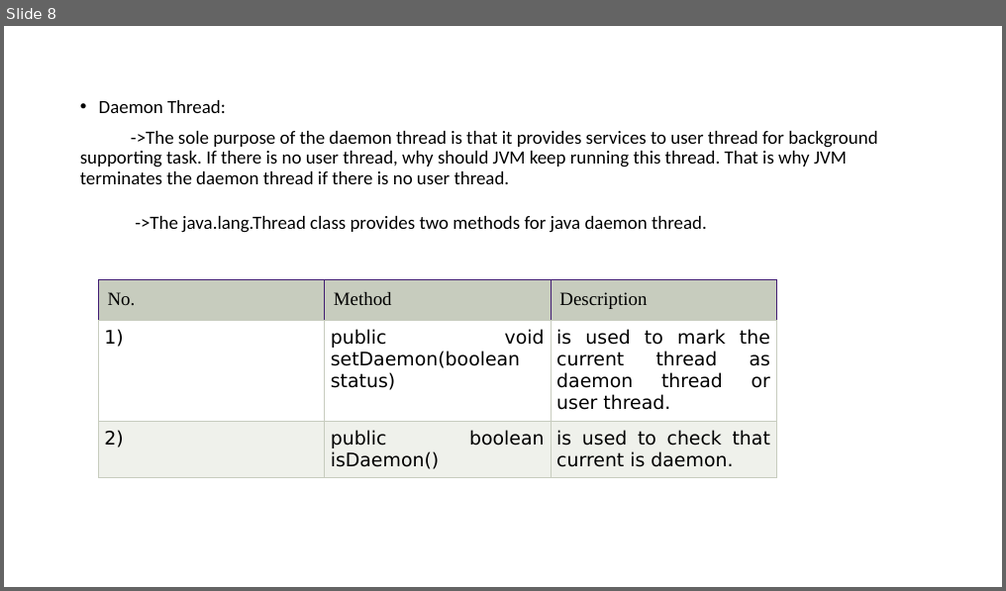
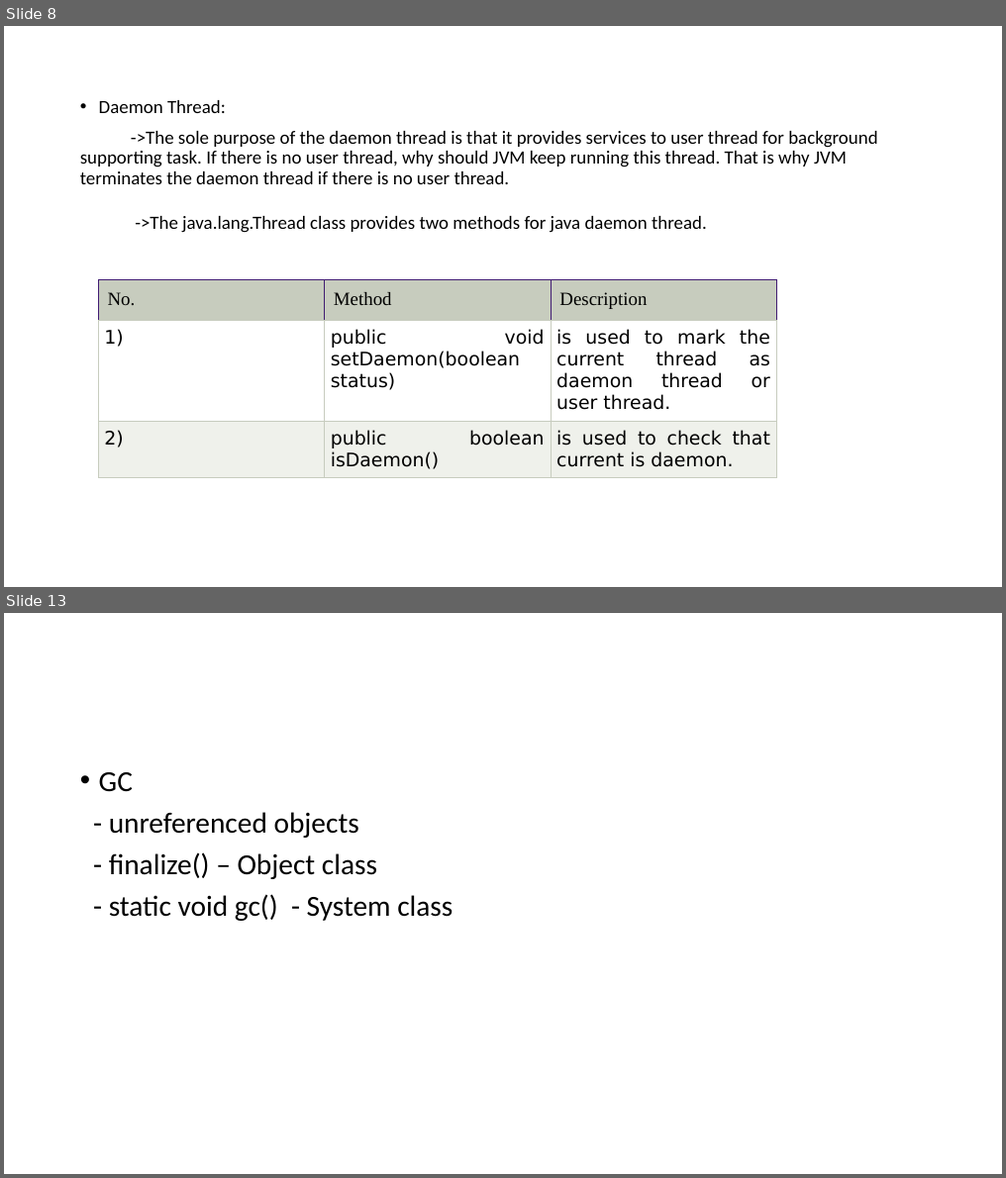
Before and after one commit to chenthilks/personal, a slide deck: Presentation1.pptx. Shown one above the other, each under a label of ours: slide 8 before the commit, slides 8 and 13 after it; the slides between them are not shown. The pictures are 1006x591 and 1006x1178 pixels, drawn with LibreOffice and Linux fonts; fonts in the diff are those of the drawing. Boxes give left, top, right and bottom in pixels: in the first picture for what was removed or moved away, otherwise in the second. Text is boxed around its words. In the diff, an @@ line names an element or a change of style, - is before the commit and + after.

```diff
--- a/Presentation1.pptx
+++ b/Presentation1.pptx
@@ slide 13 added at [4,613,1002,1174], background #FFFFFF @@
@@ text added at [99,772,452,921], 28 pt, text #000000 @@
+• GC
+- unreferenced objects
+- finalize() – Object class
+- static void gc() - System class
```
Also in this commit, not shown: 5 other slides added.
